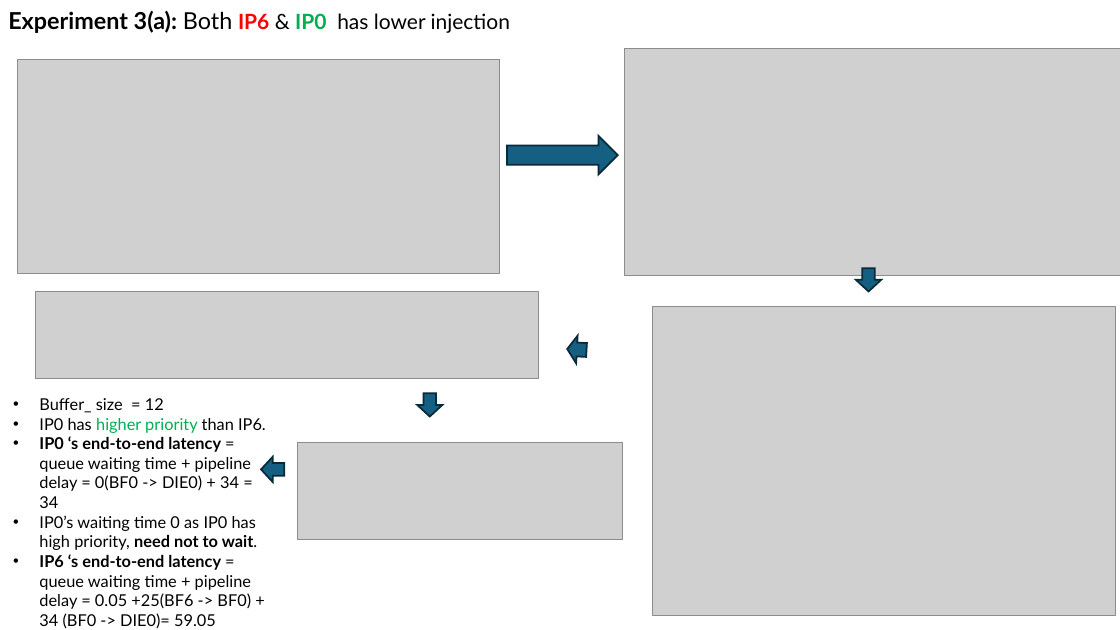
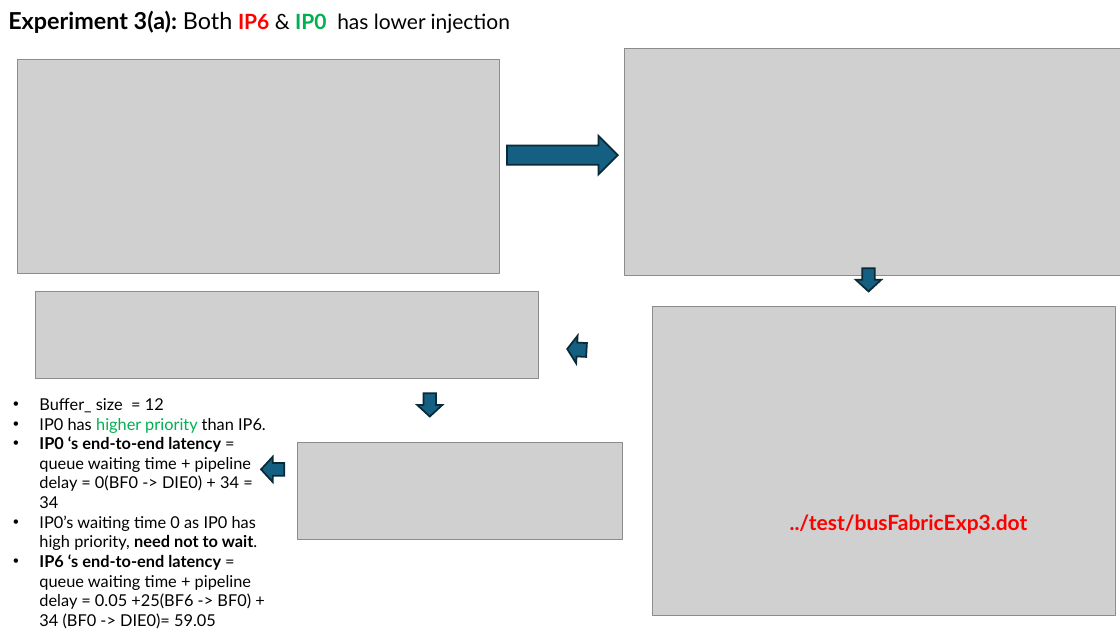
Before and after one commit to ANUPARNAGANGULY2000/FlexNoC_AF, a slide deck: slide 4 of MeetingPPTs/Bus-based Fabric_18_02_26.pptx. Drawn at 1120x630 pixels with LibreOffice and Linux fonts; fonts in the diff are those of the drawing; grey boxes stand for pictures. Boxes give left, top, right and bottom in pixels: in the first picture for what was removed or moved away, otherwise in the second. Text is boxed around its words. In the diff, an @@ line names an element or a change of style, - is before the commit and + after.

```diff
--- a/MeetingPPTs/Bus-based Fabric_18_02_26.pptx
+++ b/MeetingPPTs/Bus-based Fabric_18_02_26.pptx
@@ text added at bbox=[790, 514, 1028, 534], 18 pt, text #FF0000, bold @@
+../test/busFabricExp3.dot
```
Also in this commit, not shown: 5 other slides changed, 1 slide added, 47 other files.
